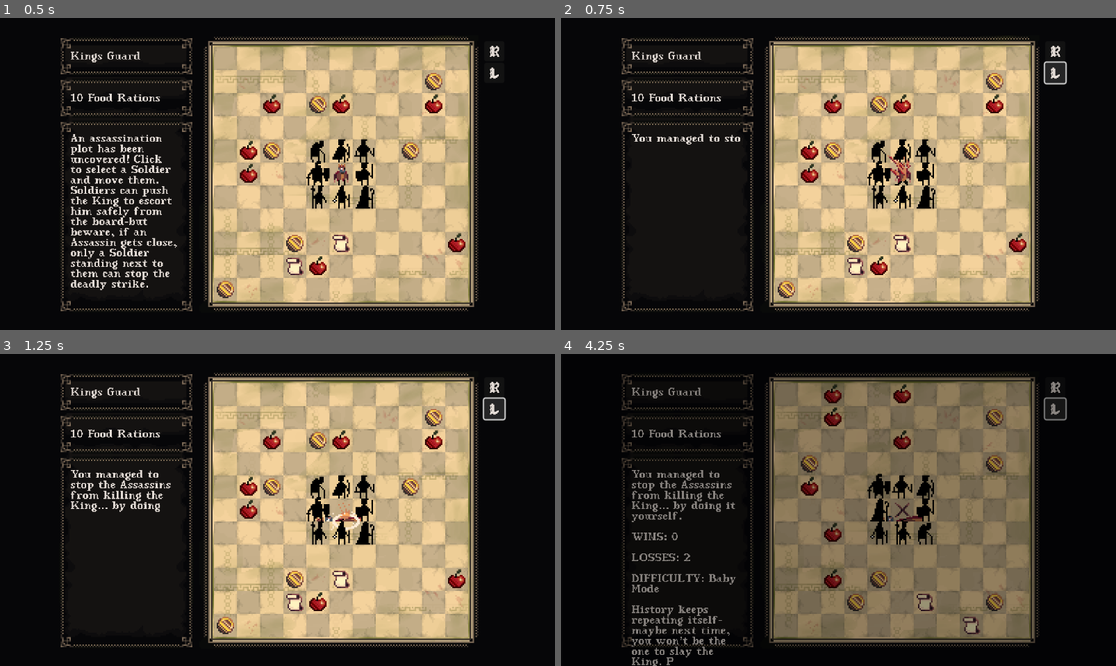
Above: before the commit, frames 1-4 (two rows, left to right).
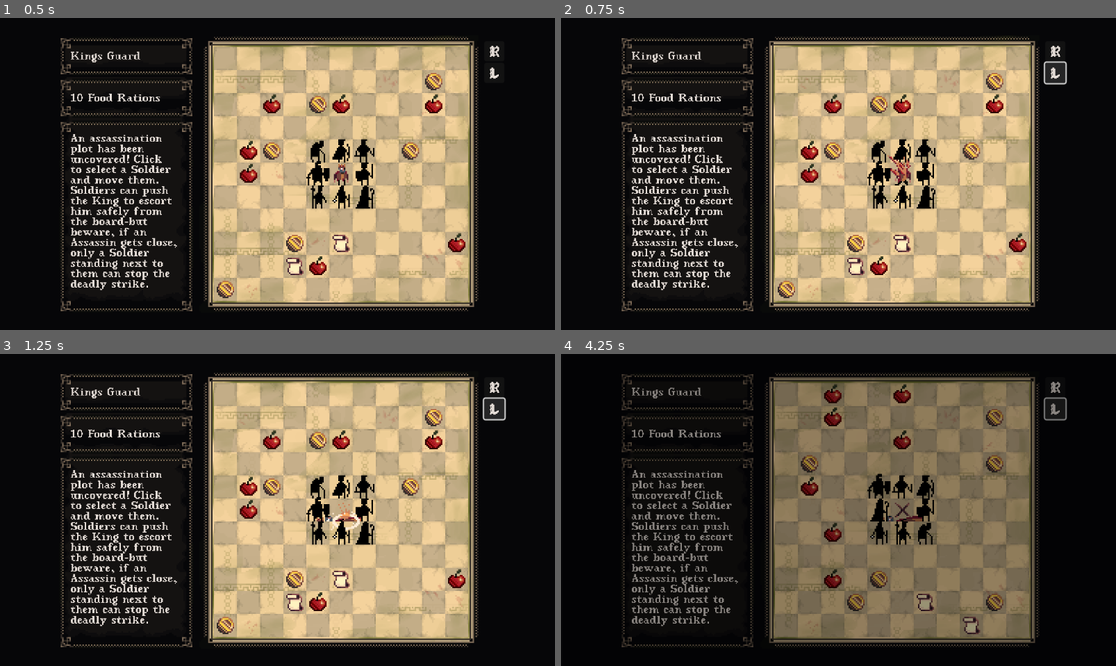
Above: after the commit, the same moments.

Repository: ibirothe/kings-rescue
Game: Godot game, scene res://Scenes/Level.tscn
Same seed, same stepped clock (60 frames per second), same inputs: the game is played once before the commit and once after it. Sound files missing from this copy of the repository are replaced by a short silence.
Inputs (mouse positions are in pixels of both pictures, inside the frame that each line leads up to):
- Up to frame 1 (0.5 s): no input
- Up to frame 2 (0.75 s): click (1054, 74) at 0.5 s
- Up to frame 3 (1.25 s): no input
- Up to frame 4 (4.25 s): click (1054, 388) at 1.25 s; click (1054, 410) at 2 s; click (1054, 388) at 2.75 s; click (1054, 410) at 3.5 s

Frame 1 is identical in both runs. In frame 2, 2.6% of the frame differs, in the area x 12-33%, y 37-88%; in frame 3, 2.7%; in frame 4, 3.4%, in the area x 12-32%, y 37-100%.

Commit message:
text storage and party end

Diff:
--- /dev/null
+++ b/kings-rescue/Scenes/Texts.tscn
@@ -0,0 +1,6 @@
+[gd_scene load_steps=2 format=3 uid="uid://d3ukt3agpts5b"]
+
+[ext_resource type="Script" path="res://Scripts/txt.gd" id="1_sxc2n"]
+
+[node name="Texts" type="Node"]
+script = ExtResource("1_sxc2n")
--- a/kings-rescue/Scripts/game_manager.gd
+++ b/kings-rescue/Scripts/game_manager.gd
@@ -3,6 +3,7 @@
 var food_scene = preload("res://Scenes/food.tscn")
 var informant_scene = preload("res://Scenes/informant.tscn")
 var trap_scene = preload("res://Scenes/trap.tscn")
+var txt_scene = preload("res://Scenes/Texts.tscn")
 var x = 0  # Initialize x
 var y = 0  # Initialize y
 var occupied_positions = []
@@ -11,17 +12,20 @@
 var active_soldier: bool
 var currently_moving = false
 var party_ended = false
+var inside_board = false
+var informantion = []
+var magic = false
+
 @export var coins_number = 6
 @export var food_number = 7
 @export var trap_number = 14
 @export var informant_number = 2
+
 @onready var king: CharacterBody2D = $"../King"
-var informantion = []
-var magic = false
 @onready var win_lose_label: Label = $"../CanvasLayer/Win-lose-label"
 @onready var color_rect: ColorRect = $"../CanvasLayer/ColorRect"
 @onready var troop = $"../Game Manager/Troop"
-var inside_board = false
+@onready var txt = txt_scene.instantiate()
 
 
 func _ready() -> void:
@@ -52,14 +56,8 @@
 			add_child(trap)
 			magic = true
 	if food == 0:
-
-		AudioManager.stop_music()
 		if party_ended == false:
-			GlobalDifficulty.losses +=1
-			GlobalText.set_text("")
-			var lose_text = "Your food stores are depleted. The soldiers begin to fall one by one-and soon, the king does as well. If you only listened to my instructions... \n \nWINS: " + str(GlobalDifficulty.wins) + "\n \nLOSSES: " + str(GlobalDifficulty.losses) + "\n \nDIFFICULTY: " + str(GlobalDifficulty.difficulty_name()) + "\n \nHistory keeps repeating itself! Press 'R' to retry and keep an eye on your Food Rations"
-			win_fade_out(lose_text)
-			party_ended = true
+			end_party("starvation", false)
 
 	if Input.is_action_just_pressed("Restart"):
 		get_tree().reload_current_scene()
@@ -151,6 +149,17 @@
 func refire_king():
 	king.king()
 
+func end_party(text_key, win) -> void:
+	GlobalText.set_text("")
+	AudioManager.stop_music()
+	if win:
+		GlobalDifficulty.wins +=1
+		GlobalDifficulty.difficulty =+1
+	else:
+		GlobalDifficulty.losses +=1
+	win_fade_out(txt.party_end[text_key])
+	party_ended = true
+
 func win_fade_out(display_text, wait_time = 1.8):
 	# Wait for the timer to complete before proceeding
 	await get_tree().create_timer(wait_time).timeout
@@ -172,7 +181,6 @@
 
 func _on_boardclickarea_mouse_entered() -> void:
 	inside_board = true
-	pass # Replace with function body.
 
 
 func _on_boardclickarea_mouse_exited() -> void:
--- a/kings-rescue/Scripts/king.gd
+++ b/kings-rescue/Scripts/king.gd
@@ -43,12 +43,8 @@
 	if len(win.get_overlapping_bodies()) > 0:
 		win_anim()
 		if game_manager.party_ended == false:
-			GlobalDifficulty.wins +=1
-			GlobalText.set_text("")
-			var win_text = "The King hath fled, the traitors dangle, and order is restored. Dost thou sleep soundly now, oh righteous one? \n \nWINS: " + str(GlobalDifficulty.wins) + "\n \nLOSSES: " + str(GlobalDifficulty.losses) + "\n \nDIFFICULTY: " + str(GlobalDifficulty.difficulty_name()) + "\n \nHistory keeps repeating itself, and saving just one King per century won’t break the cycle. Press 'R' to restart with increased difficulty!"
-			GlobalDifficulty.difficulty =+1
-			game_manager.win_fade_out(win_text)
-			game_manager.party_ended = true
+			game_manager.end_party("flee", true)
+
 
 func king():
 	direction_check = false
--- a/kings-rescue/Scripts/soldier_trooper.gd
+++ b/kings-rescue/Scripts/soldier_trooper.gd
@@ -114,15 +114,9 @@
 		if !game_manager.party_ended:
 			animated_sprite_2d.flip_h = king_direction.x < 0
 			animated_sprite_2d.play(subclass+"_attack")
-
-			print(subclass)
-
-			GlobalDifficulty.losses +=1
-			var lose_text = "Without cautious eyes watching, the assassins were able to kill the King. Your mission failed, the King is dead. Long live the King! \n \nWINS: " + str(GlobalDifficulty.wins) + "\n \nLOSSES: " + str(GlobalDifficulty.losses) + "\n \nDIFFICULTY: " + str(GlobalDifficulty.difficulty_name()) + "\n \nHistory keeps repeating itself, and strangely, there are always two Assassins within the King's Guard. Press 'R' to restart… and trust no one!"
-			GlobalText.set_text("")
-			game_manager.win_fade_out(lose_text)
-			game_manager.party_ended = true
 			AudioManager.play_sound("player_hurt")
+
+			game_manager.end_party("assasination", false)
 
 func leave_board() -> void:
 	if len(border_check.get_overlapping_bodies()) > 0:
@@ -249,18 +243,13 @@
 """is that death?"""
 func _on_animated_sprite_2d_animation_finished() -> void:
 	if animated_sprite_2d.animation == subclass+"_death":
-		print("Handling death")
 		collision_shape_2d.disabled = true
 		game_manager.food = max(0, game_manager.food-1)
 		dead = true
-		print("Im dead")
 		transition_to_state(State.DEAD)
 		active = false
 		movement_locked = false
-		if game_manager.soldier_changing == false:
-			game_manager.active_soldier = false
-			im_new = true
-			active = false
+
 		game_manager.active_soldier = false
 		game_manager.currently_moving = false
 		return
--- a/kings-rescue/Scripts/trap.gd
+++ b/kings-rescue/Scripts/trap.gd
@@ -11,22 +11,16 @@
 
 func _on_body_entered(body):
 	if body is Soldier:
-		#body.active = false
 		animated_sprite_2d.play("trigger")
 		body.animated_sprite_2d.play(body.subclass+"_death")
 		GlobalText.set_text("A hidden trap killed a Soldier of the King’s Guard. Well, technically, it was you.")
 		body.death()
 		body.z_index = 0
 		AudioManager.play_sound("player_hurt")
-		# Delete the item
+
 	if body.has_method("king"):
-		#body.active = false
 		animated_sprite_2d.play("trigger")
 		body.trap = true
-		AudioManager.play_sound("")
-		if game_manager.party_ended == false:
-			GlobalDifficulty.losses +=1
-			var lose_text = "You managed to stop the Assassins from killing the King... by doing it yourself. \n \nWINS: " + str(GlobalDifficulty.wins) + "\n \nLOSSES: " + str(GlobalDifficulty.losses) + "\n \nDIFFICULTY: " + str(GlobalDifficulty.difficulty_name()) + "\n \nHistory keeps repeating itself-maybe next time, you won’t be the one to slay the King. Press 'R' to retry... and perhaps find a safer path!"
-			GlobalText.set_text(lose_text)
-			game_manager.win_fade_out(lose_text)
-			game_manager.party_ended = true
+		AudioManager.play_sound("player_hurt")
+		if !game_manager.party_ended:
+			game_manager.end_party("trap", false)
--- /dev/null
+++ b/kings-rescue/Scripts/txt.gd
@@ -0,0 +1,8 @@
+extends Node
+
+var party_end = {
+	"flee": "The King hath fled, the traitors dangle, and order is restored. Dost thou sleep soundly now, oh righteous one? \n \nWINS: " + str(GlobalDifficulty.wins) + "\n \nLOSSES: " + str(GlobalDifficulty.losses) + "\n \nDIFFICULTY: " + str(GlobalDifficulty.difficulty_name()) + "\n \nHistory keeps repeating itself, and saving just one King per century won’t break the cycle. Press 'R' to restart with increased difficulty!",
+	"starvation": "Your food stores are depleted. The soldiers begin to fall one by one-and soon, the king does as well. If you only listened to my instructions... \n \nWINS: " + str(GlobalDifficulty.wins) + "\n \nLOSSES: " + str(GlobalDifficulty.losses) + "\n \nDIFFICULTY: " + str(GlobalDifficulty.difficulty_name()) + "\n \nHistory keeps repeating itself! Press 'R' to retry and keep an eye on your Food Rations.",
+	"assasination": "Without cautious eyes watching, the assassins were able to kill the King. Your mission failed, the King is dead. Long live the King! \n \nWINS: " + str(GlobalDifficulty.wins) + "\n \nLOSSES: " + str(GlobalDifficulty.losses) + "\n \nDIFFICULTY: " + str(GlobalDifficulty.difficulty_name()) + "\n \nHistory keeps repeating itself, and strangely, there are always two Assassins within the King's Guard. Press 'R' to restart… and trust no one!",
+	"trap": "You managed to stop the Assassins from killing the King... by doing it yourself. \n \nWINS: " + str(GlobalDifficulty.wins) + "\n \nLOSSES: " + str(GlobalDifficulty.losses) + "\n \nDIFFICULTY: " + str(GlobalDifficulty.difficulty_name()) + "\n \nHistory keeps repeating itself-maybe next time, you won’t be the one to slay the King. Press 'R' to retry... and perhaps find a safer path!"
+}
